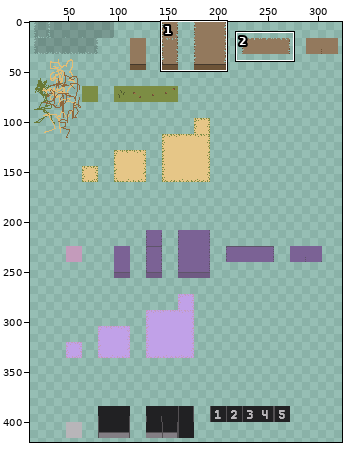
Two states of a sprite sheet, Assets/Environment/new_tiles.png. The first picture is a wide view before the edit; the outline marks the close-up.
Close-up. Before:
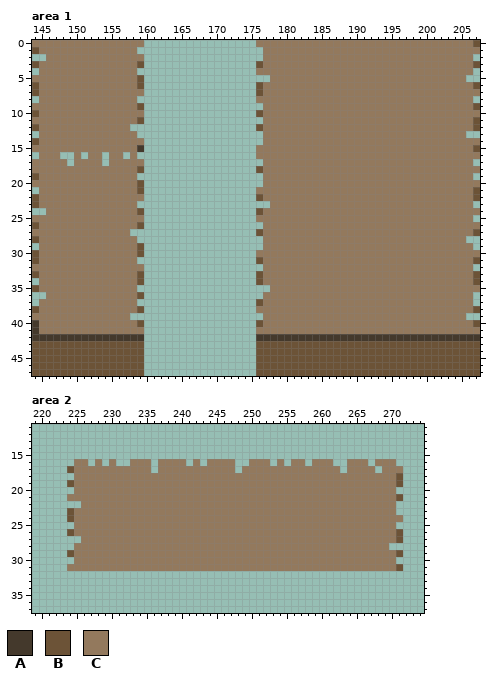
The file is 400x560 pixels. Shown: area 1: x 144..207, y 0..47; area 2: x 219..274, y 11..37. The wide view leaves out empty margins. The commit also changed other parts of the picture, which this record leaves out.
Palette (. is transparent): A #44392c  B #6c5337  C #93795d
And afterwards:
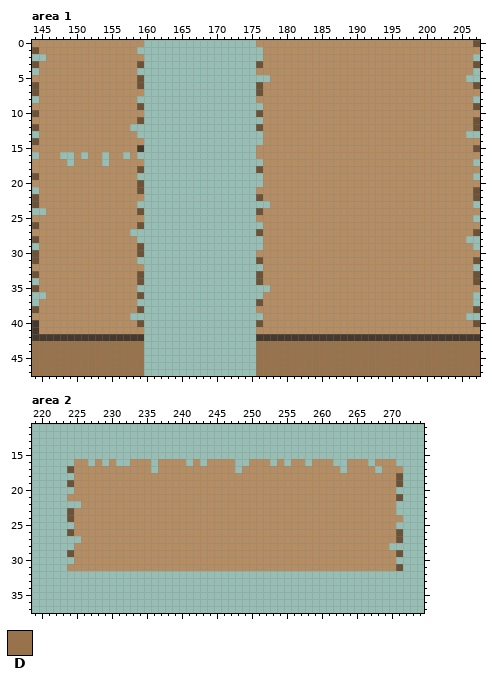
Colours new in this view: D #98724a
Changes in this commit:
colour C: #93795d -> #b48d63
Area 1:
y 43..47: x 144..159 BBBBBBBBBBBBBBBB -> DDDDDDDDDDDDDDDD; x 176..207 BBBBBBBBBBBBBBBBBBBBBBBBBBBBBBBB -> DDDDDDDDDDDDDDDDDDDDDDDDDDDDDDDD
Boxes around the changes in both close-ups, in picture pixels (x1, y1, x2, y2):
changed: (32, 40, 144, 376)
changed: (256, 40, 480, 376)
changed: (67, 459, 403, 571)
